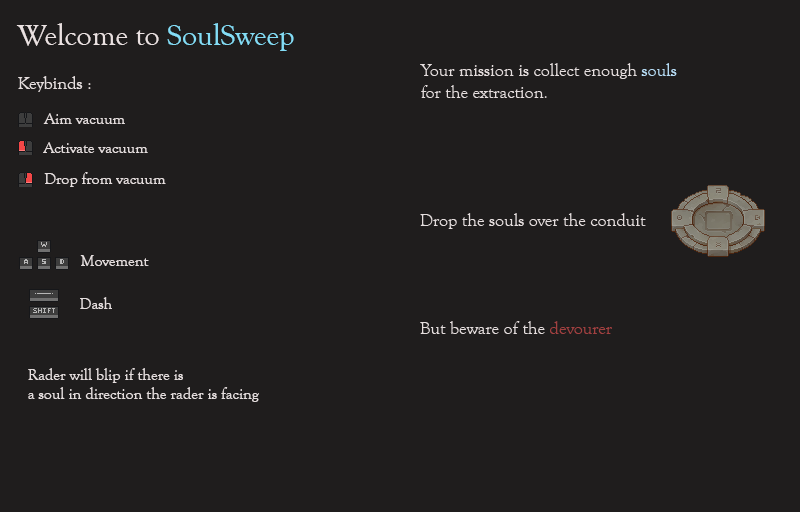
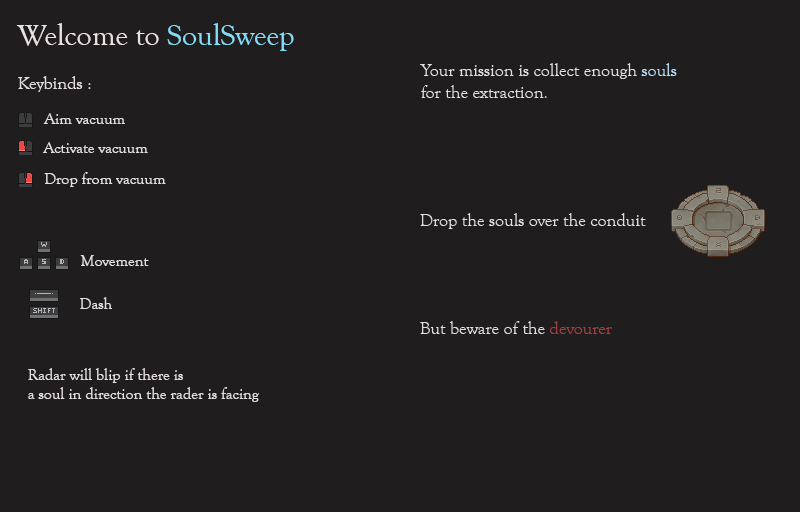
The second 800 × 512 image is a revision of the first. Changes to its layers:
renamed "Rader will blip if there is a soul in direction the rader is f" to "Radar will blip if there is a soul in direction the rader is f", painted on it over [53, 368, 113, 380]
